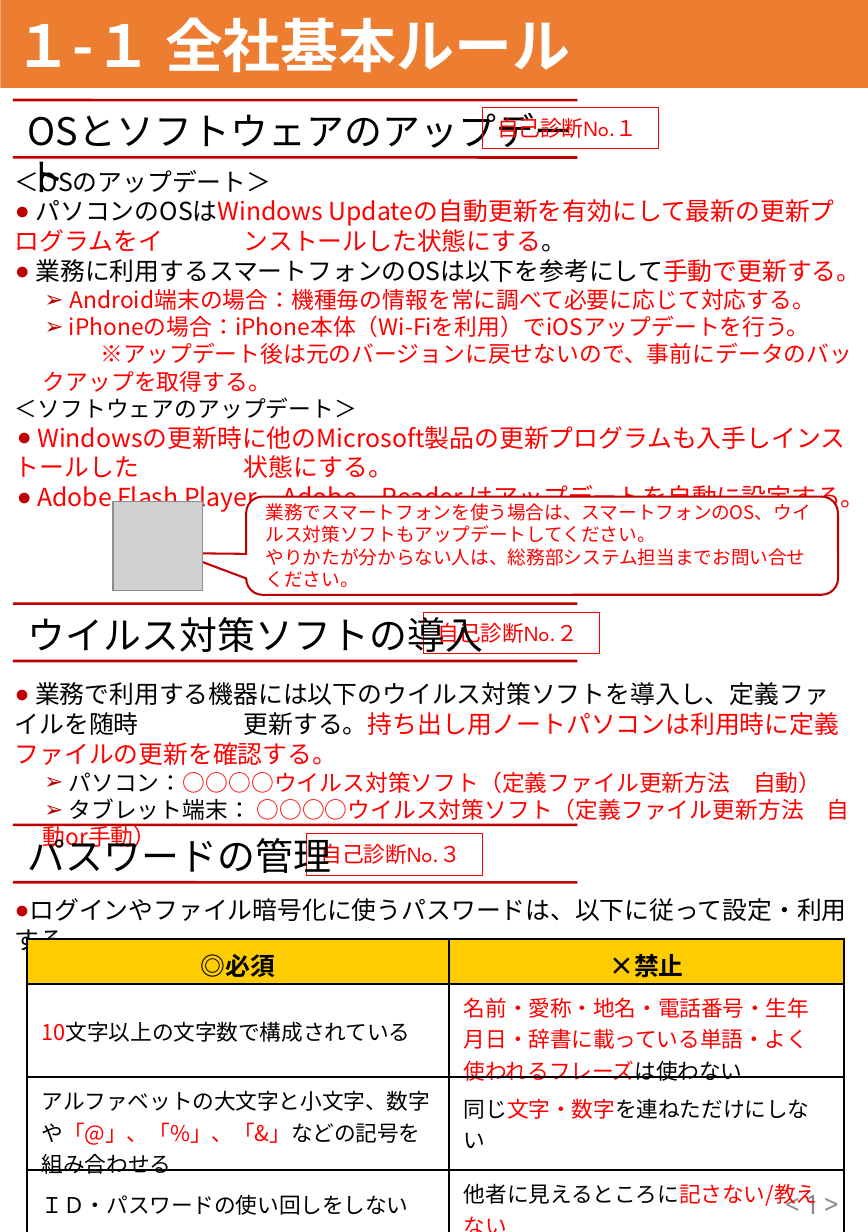
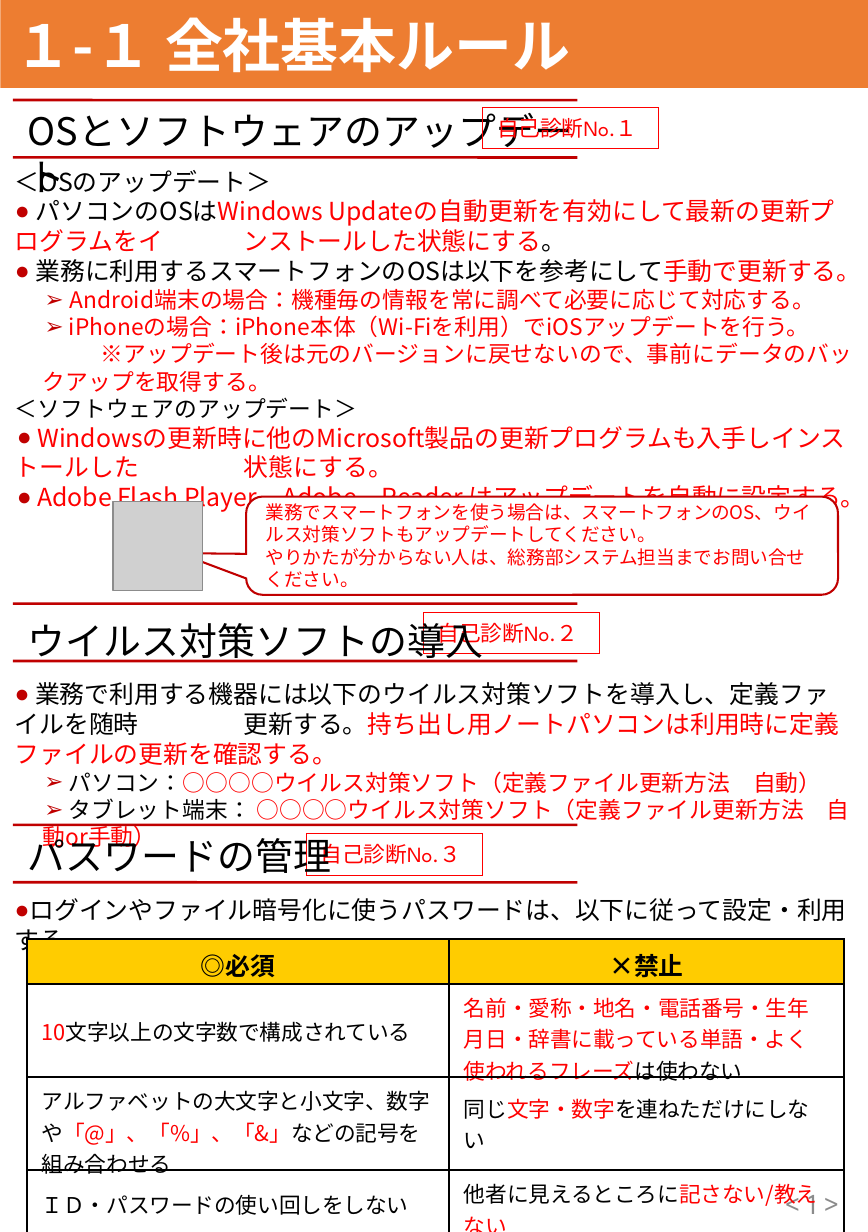
Before and after one commit to BlueMoon55/2021_1st_Reference_Doc, a slide deck: slide 2 of IPA_中小企業の情報セキュリティ対策ガイドライン第3版/【付録4】情報セキュリティハンドブック（ひな型）【2019年3月19日IPA】.pptx. Drawn at 868x1232 pixels with LibreOffice and Linux fonts; fonts in the diff are those of the drawing; grey boxes stand for pictures. Boxes give left, top, right and bottom in pixels: in the first picture for what was removed or moved away, otherwise in the second. Text is boxed around its words. In the diff, an @@ line names an element or a change of style, - is before the commit and + after.

```diff
--- a/IPA_中小企業の情報セキュリティ対策ガイドライン第3版/【付録4】情報セキュリティハンドブック（ひな型）【2019年3月19日IPA】.pptx
+++ b/IPA_中小企業の情報セキュリティ対策ガイドライン第3版/【付録4】情報セキュリティハンドブック（ひな型）【2019年3月19日IPA】.pptx
@@ text "ウイルス対策ソフトの導入" rewrapped from (27,612,483,654) to (27,616,483,663) @@
```
Also in this commit, not shown: 9 other files.
